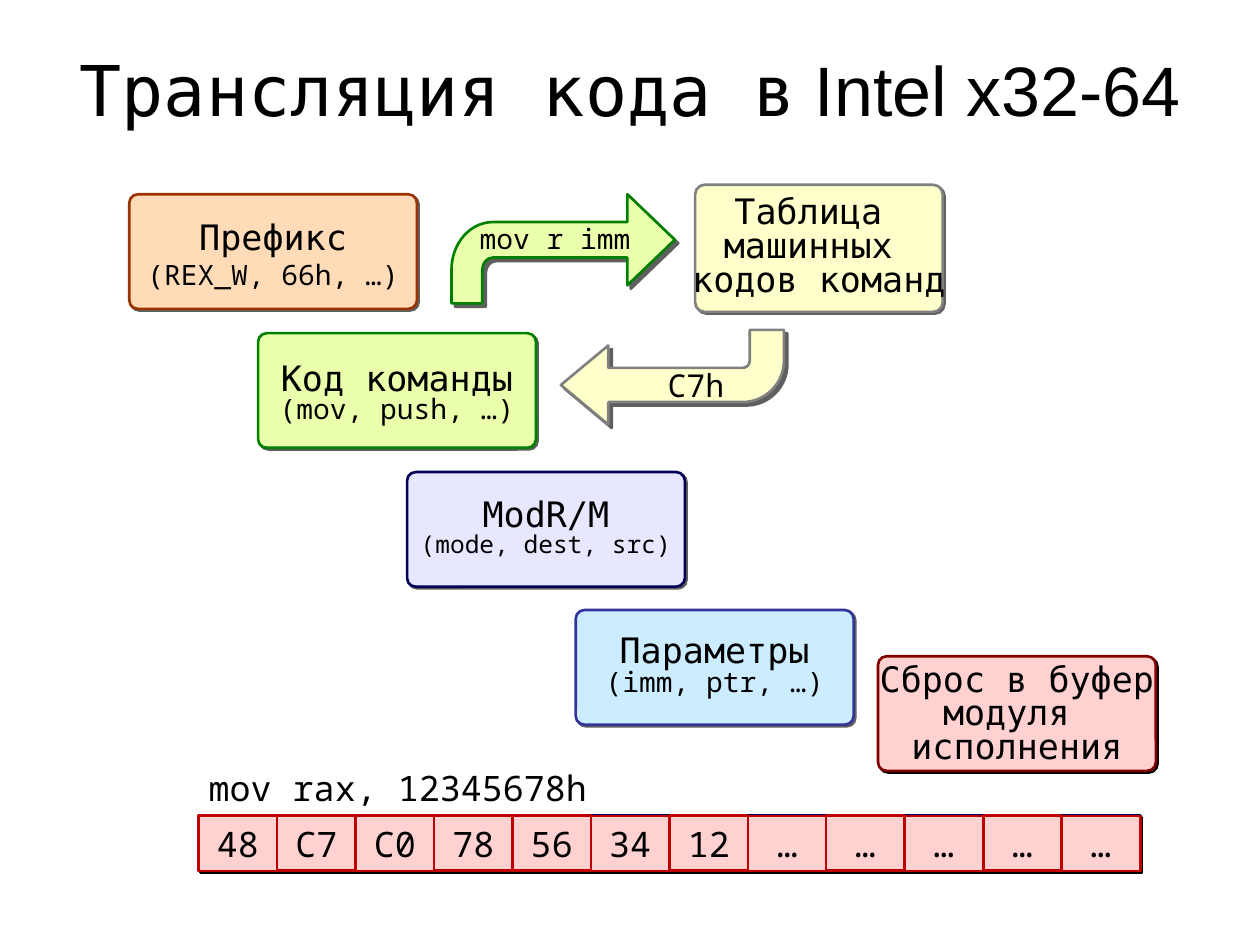
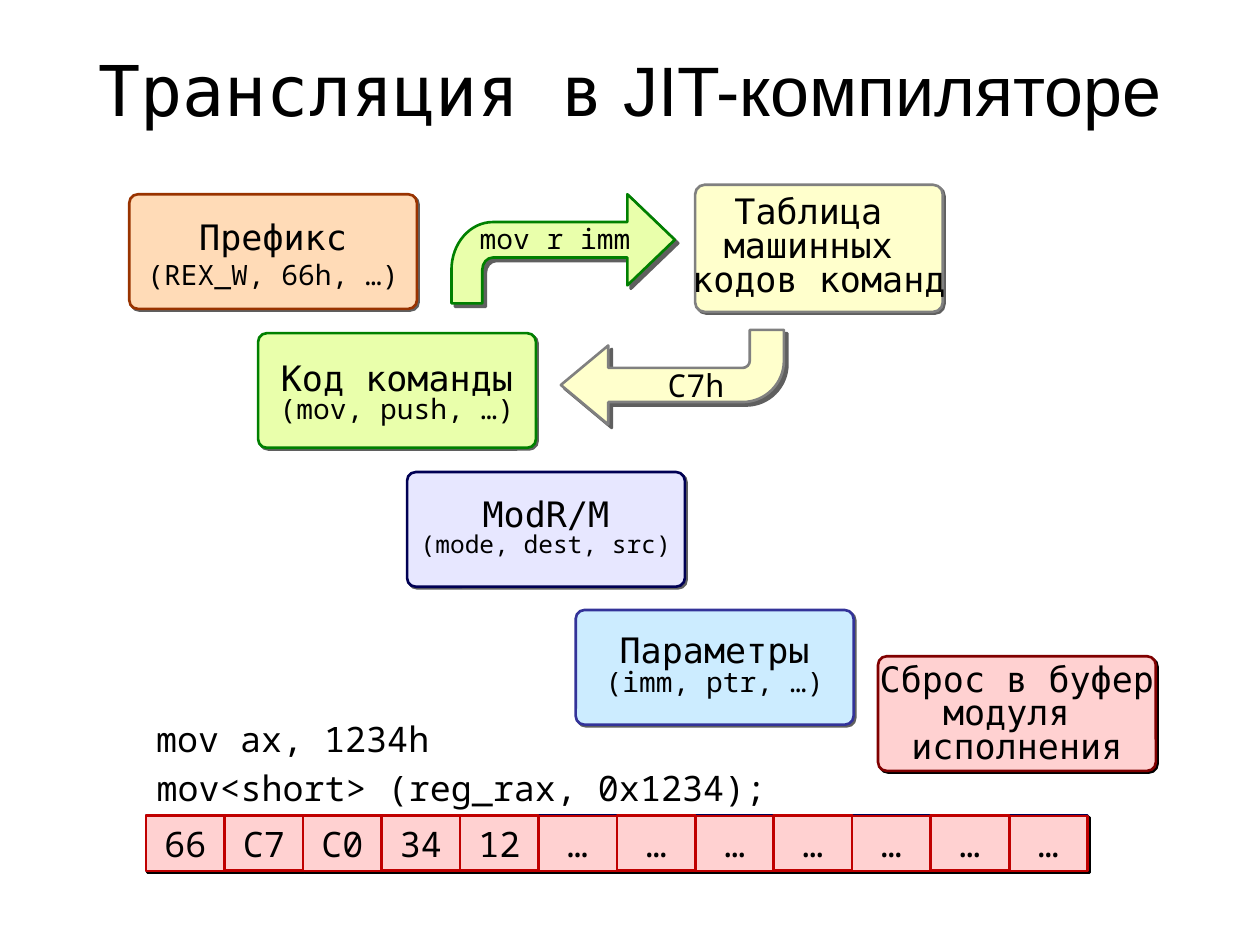
Before and after one commit to rafdp/ScriptCompiler, a slide deck: slide 12 of JIT.ppt (slide 9 before the commit). Drawn at 1260x945 pixels with LibreOffice and Linux fonts; fonts in the diff are those of the drawing. Boxes give left, top, right and bottom in pixels: in the first picture for what was removed or moved away, otherwise in the second. Text is boxed around its words. In the diff, an @@ line names an element or a change of style, - is before the commit and + after.

```diff
--- a/JIT.ppt
+++ b/JIT.ppt
@@ title at (98,65,1161,130): text changed; font DejaVu Sans Mono to Arial @@
-Трансляция кода в Intel x32-64
+Трансляция в JIT-компиляторе
@@ text added at (156,725,429,757), 20 pt, text #000000 @@
+mov ax, 1234h
@@ text at (157,774,766,810): text changed @@
-mov rax, 12345678h
+mov<short> (reg_rax, 0x1234);
@@ rectangle: place and size @@
-rectangle at (199,815,1140,871)
+rectangle at (146,815,1087,871)
@@ rectangle added at (146,815,224,871), fill #FFD1D1, outline #C00000 1.5 pt, 20 pt, text #000000 @@
+66
@@ rectangle removed at (199,815,277,871) @@
-48
@@ rectangle "C7": place and size @@
-rectangle "C7" at (277,815,355,871)
+rectangle "C7" at (224,815,302,871)
@@ rectangle "C0": place and size @@
-rectangle "C0" at (355,815,433,871)
+rectangle "C0" at (304,815,382,871)
@@ rectangle "34": place and size @@
-rectangle "34" at (591,816,669,872)
+rectangle "34" at (382,815,460,871)
@@ rectangle removed at (435,815,513,871) @@
-78
@@ rectangle "12": place and size @@
-rectangle "12" at (669,815,747,871)
+rectangle "12" at (460,815,538,871)
@@ rectangle removed at (513,815,591,871) @@
-56
@@ rectangle "…": place and size @@
-rectangle "…" at (1062,816,1140,872)
+rectangle "…" at (538,816,616,872)
@@ rectangle added at (617,815,696,871), fill #FFD1D1, outline #C00000 1.5 pt, 20 pt, text #000000 @@
+…
@@ rectangle added at (696,816,774,872), fill #FFD1D1, outline #C00000 1.5 pt, 20 pt, text #000000 @@
+…
@@ 4 rectangles: place and size @@
-4 rectangles at (748,815,1061,872)
+4 rectangles at (774,815,1087,872)
```
Also in this commit, not shown: 8 other slides changed, 5 slides added, 3 slides removed.
